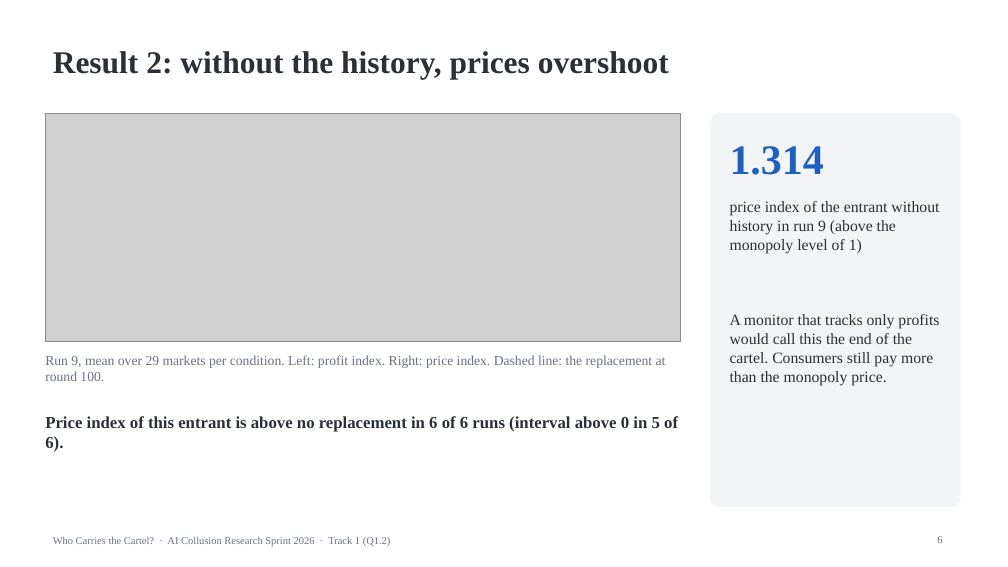
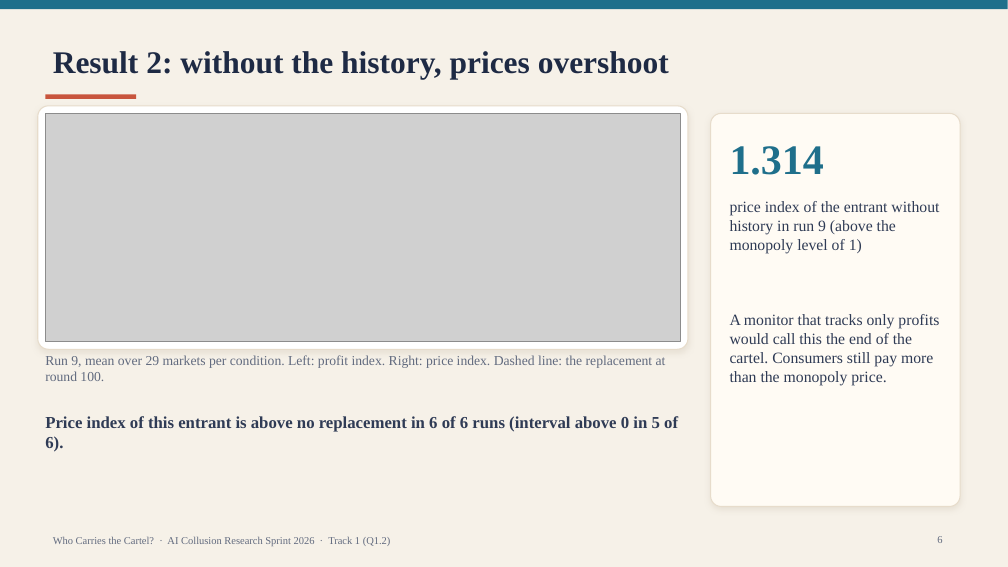
Before and after one commit to SSCoderz2123/AI-Collusion-Research-Sprint, a slide deck: slide 6 of Apart Research/slides.pptx. Drawn at 1008x567 pixels with LibreOffice and Linux fonts; fonts in the diff are those of the drawing; grey boxes stand for pictures. Boxes give left, top, right and bottom in pixels: in the first picture for what was removed or moved away, otherwise in the second. Text is boxed around its words. In the diff, an @@ line names an element or a change of style, - is before the commit and + after.

```diff
--- a/Apart Research/slides.pptx
+++ b/Apart Research/slides.pptx
@@ background #FFFFFF to #F6F1E8 @@
@@ rectangle added at (0, 0, 1008, 9), fill #1F6F8B @@
@@ title "Result 2: without the history, ..." at (53, 51, 669, 79): text colour #2B2F36 to #1E2A44 @@
@@ rounded rectangle added at (38, 106, 688, 349), fill #FFFFFF, outline #E7DCCB 1 pt @@
@@ rectangle added at (45, 95, 136, 99), fill #C8553D @@
@@ rounded rectangle at (711, 113, 960, 507): fill #F3F4F6 to #FFFBF4; outline #F3F4F6 1 pt to #E7DCCB 1 pt; shadow on; proportions changed @@
@@ text "1.314" at (730, 146, 824, 175): text colour #1F5FBF to #1F6F8B @@
@@ text colour #2B2F36 to #2F3B55 in 3 elements at (730, 201, 939, 253), (730, 314, 939, 385), (45, 416, 678, 452) @@
@@ text colour #6B7280 to #626B7F in 3 elements at (53, 536, 391, 546), (45, 355, 666, 381), (937, 536, 942, 543) @@
```
Also in this commit, not shown: 9 other slides changed, 6 other files.
